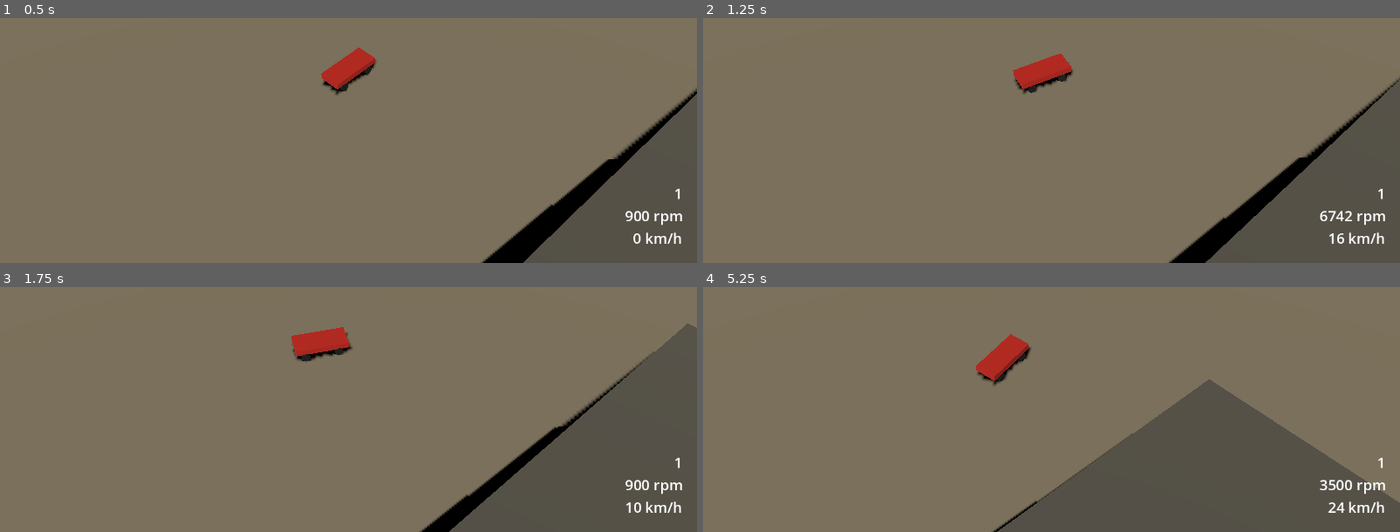
Above: before the commit, frames 1-4 (two rows, left to right).
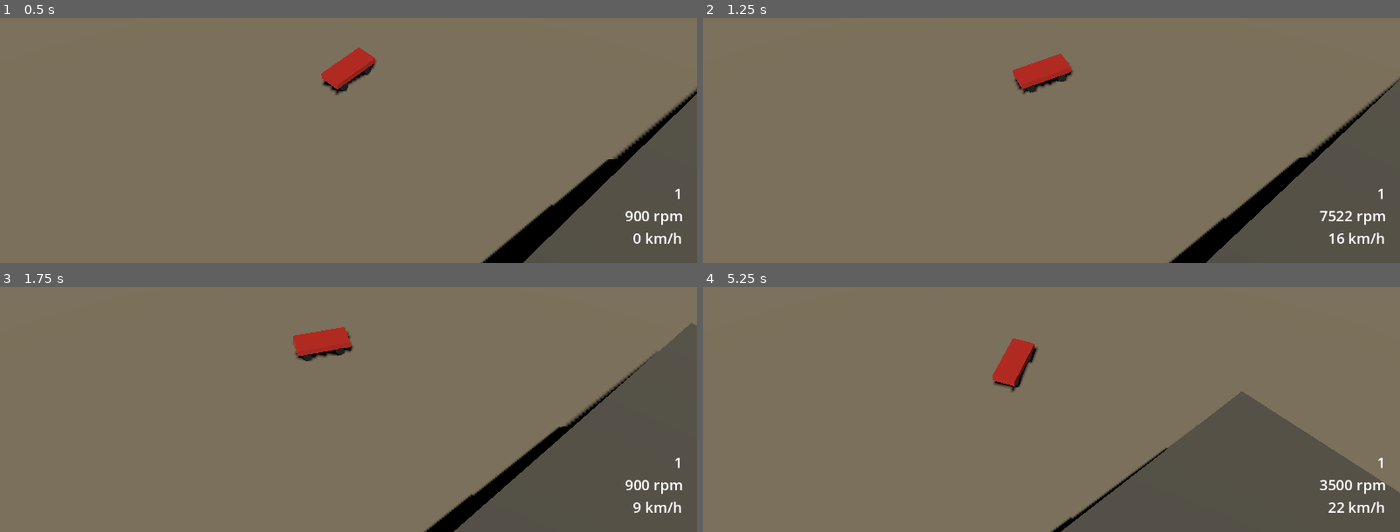
Above: after the commit, the same moments.

Repository: JulianHeissinger/RallyGame
Game: Godot game, scene res://scenes/test/handling_test.tscn
Two runs of this game, one before a commit and one after it. Both use one fixed random seed, a clock stepped at 60 frames per second and the inputs below. The project has no main scene, so this scene is started directly.
Inputs:
- Up to frame 1 (0.5 s): no input
- Up to frame 2 (1.25 s): hold D (steer_right) from 0.53 s (still down); hold W (throttle) from 0.53 s (still down)
- Up to frame 3 (1.75 s): release D (steer_right) at 1.28 s; release W (throttle) at 1.28 s; hold S (brake) from 1.28 s (still down); tap W (throttle) at 1.35 s
- Up to frame 4 (5.25 s): release S (brake) at 2.03 s; hold D (steer_right) 2.03-2.78 s; hold W (throttle) 2.03-2.78 s; hold Shift (shift_up) 2.78-3.53 s; tap W (throttle) at 2.85, 4.35 s; hold W (throttle) 3.53-4.28 s; hold A (steer_left) 3.53-5.03 s; hold S (brake) from 5.03 s (still down); hold W (throttle) from 5.03 s (still down)

Frame 1 is identical in both runs. In frame 2, 0.2% of the frame differs, in the area x 44-99%, y 14-100%; in frame 3, 1.2%; in frame 4, 6.7%, in the area x 39-100%, y 19-100%.

Commit message:
fix: shift torque split rearward to stop launch wheelspin

Diff:
--- a/data/cars/prototype.tres
+++ b/data/cars/prototype.tres
@@ -44,7 +44,7 @@
 "tire_long_b": 12.0,
 "tire_long_c": 1.6,
 "tire_longitudinal_stiffness": 60000.0,
-"torque_split_front": 0.45,
+"torque_split_front": 0.35,
 "wheel_inertia": 1.2,
 "wheel_radius": 0.33
 }
